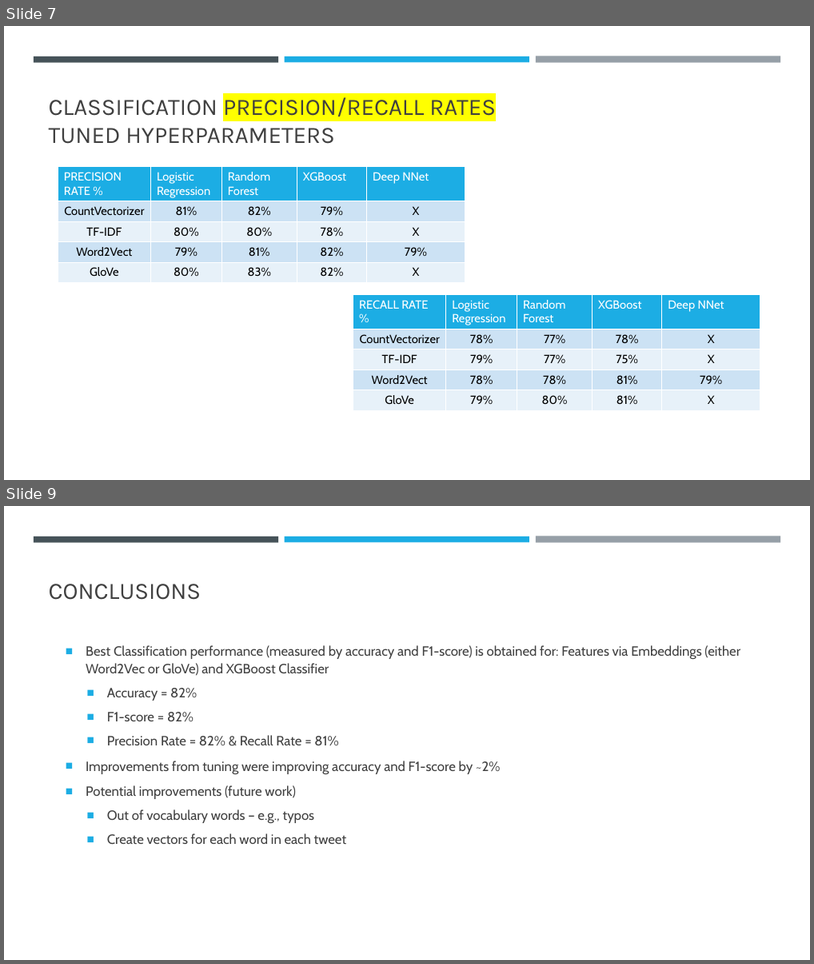
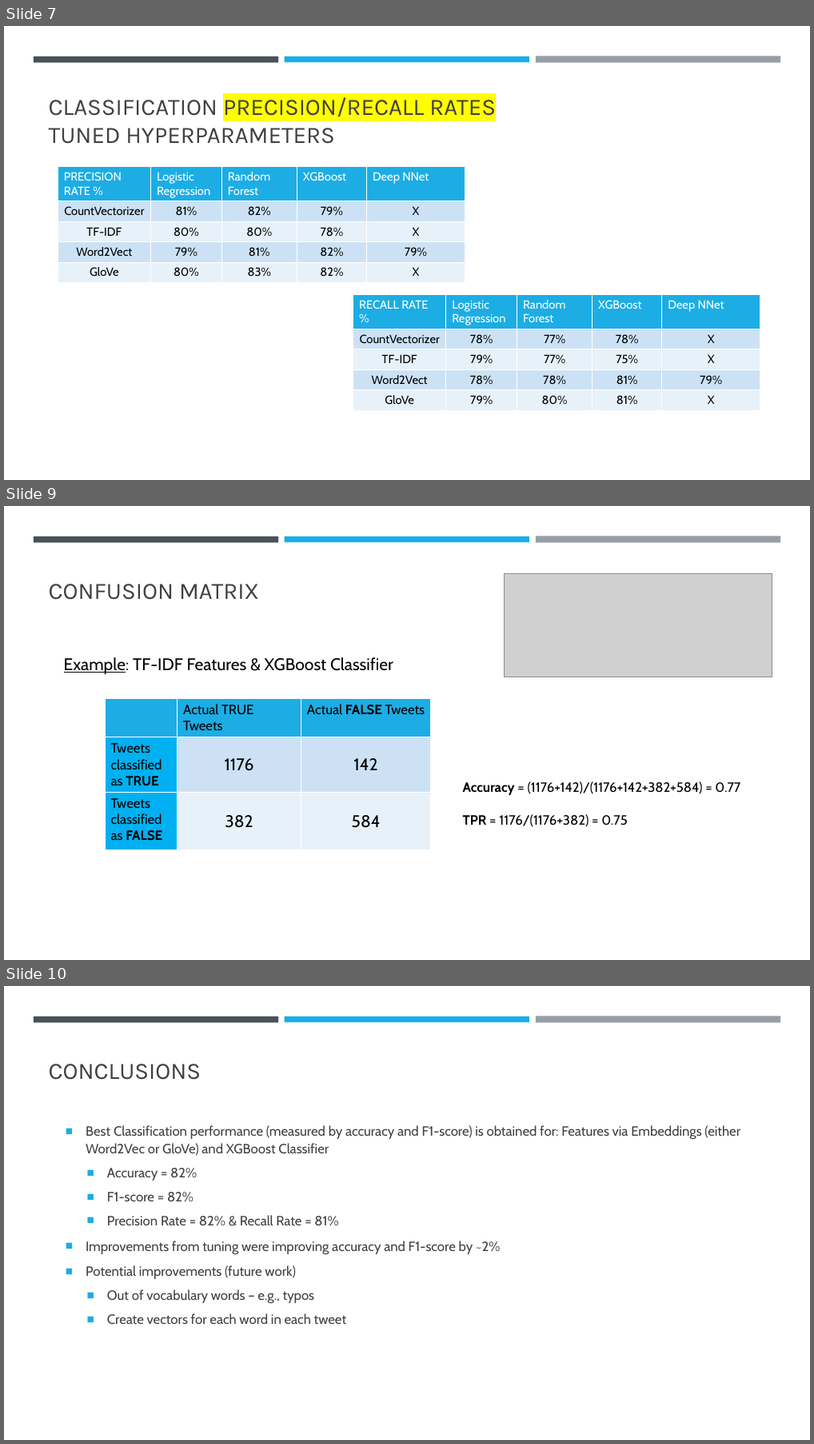
Before and after one commit to philipayazi/Disaster_Tweets, a slide deck: FinalProject_presentation.pptx. Shown one above the other, each under a label of ours: slides 7 and 9 before the commit, slides 7, 9 and 10 after it; the slides between them are not shown. The pictures are 814x964 and 814x1444 pixels, drawn with LibreOffice and Linux fonts; fonts in the diff are those of the drawing; grey boxes stand for pictures. Boxes give left, top, right and bottom in pixels: in the first picture for what was removed or moved away, otherwise in the second. Text is boxed around its words. In the diff, an @@ line names an element or a change of style, - is before the commit and + after.

Commit message:
final ppt

```diff
--- a/FinalProject_presentation.pptx
+++ b/FinalProject_presentation.pptx
@@ slide 9 added at (4,506,810,960), background #FFFFFF; not listed: 3 template elements that a slide beside it also shows @@
@@ picture added at (504,574,772,677) @@
@@ title added at (49,584,259,600), 28 pt, text #404040 @@
+CONFUSION MATRIX
@@ text added at (64,657,394,674), 20 pt, text #000000 @@
+Example: TF-IDF Features & XGBoost Classifier
@@ table added at (105,698,432,844), 3 rows, 3 columns @@
+ | Actual TRUE Tweets | Actual FALSE Tweets
+Tweets classified as TRUE | 1176 | 142
+Tweets classified as FALSE | 382 | 584
@@ text added at (463,781,741,827), 16 pt, text #000000 @@
+Accuracy = (1176+142)/(1176+142+382+584) = 0.77
+TPR = 1176/(1176+382) = 0.75
@@ rectangle added at (350,946,458,959), fill #FFFFFF @@
@@ what was slide 9 is now slide 10 @@
```
Also in this commit, not shown: 1 slide changed.
